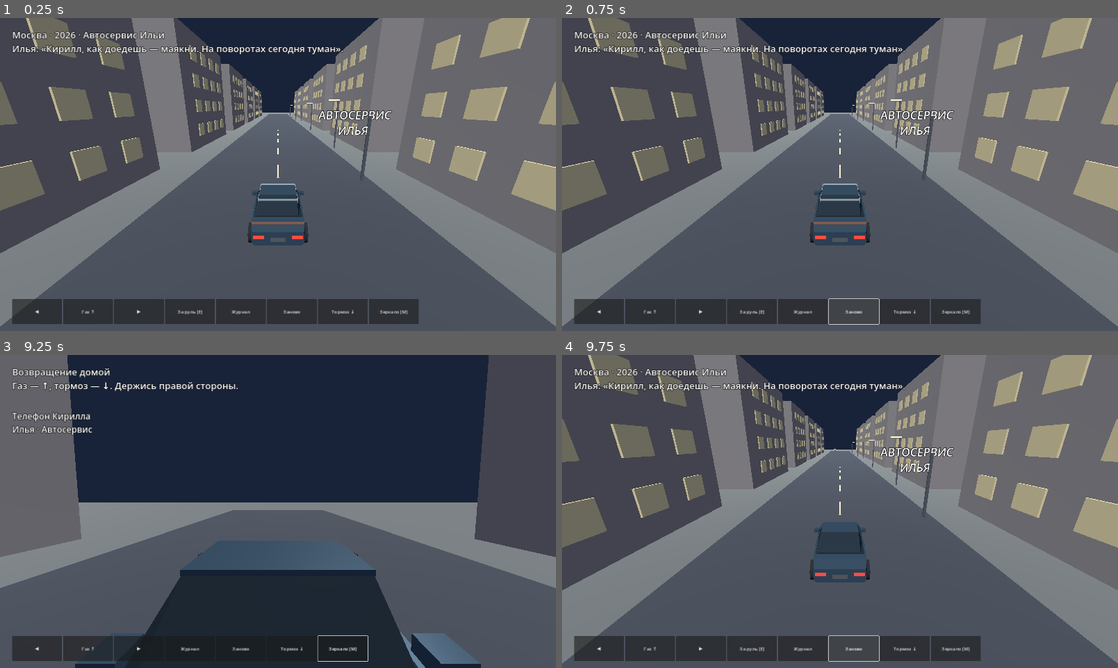
Above: before the commit, frames 1-4 (two rows, left to right).
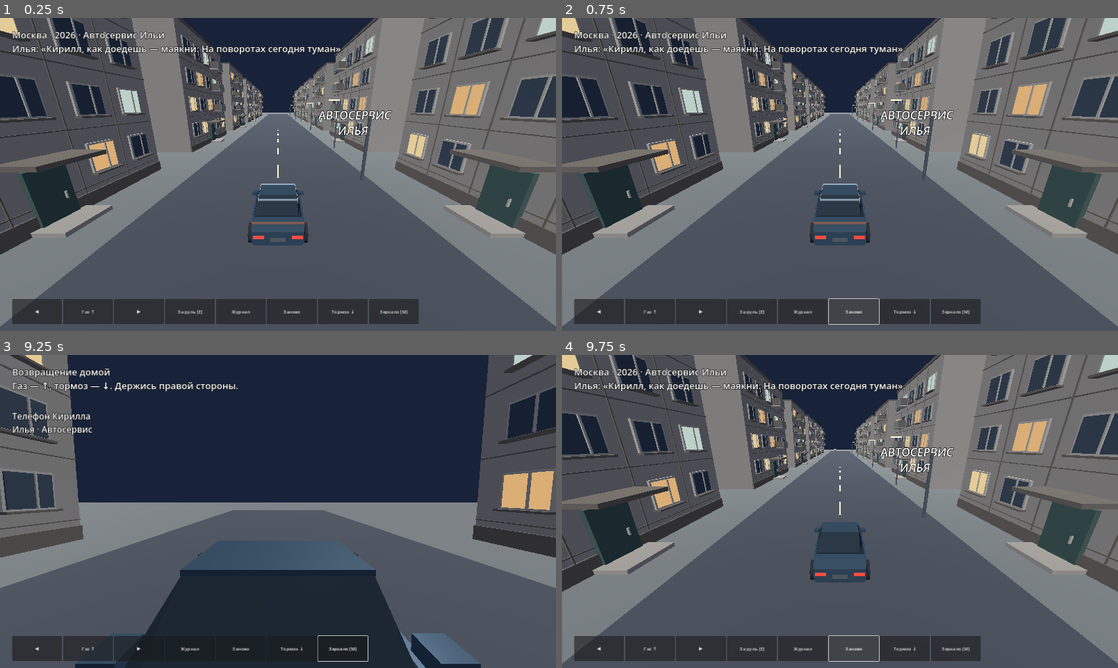
Above: after the commit, the same moments.

Repository: danilaextrem-afk/-
Game: Godot game, scene res://Content/NightRoad.tscn
The game is run twice, just before and just after one commit, with the same random seed, the same clock (stepped at 60 frames per second) and the same inputs.
Inputs (mouse positions are in pixels of both pictures, inside the frame that each line leads up to):
- Up to frame 1 (0.25 s): no input
- Up to frame 2 (0.75 s): click "Заново" at 0.5 s
- Up to frame 3 (9.25 s): click "Заново" at 1.25 s; click "Заново" at 2 s; click "◀" at 2.75 s; click "Газ ↑" at 3.5 s; click "▶" at 4.25 s; click "За руль [E]" at 5 s; click "Заново" at 5.75 s; click "Журнал" at 6.5 s; click "Тормоз ↓" at 7.25 s; click "Зеркало [M]" at 8 s; tap Enter at 8.75 s; move the mouse to (400, 495) at 8.77 s; hold Right (ui_right) from 8.78 s (still down); tap E at 8.85 s; click (400, 495) at 8.92 s; tap Space at 9.02 s
- Up to frame 4 (9.75 s): release Right (ui_right) at 9.5 s; click "Заново" at 9.5 s

The runs differ from the first frame. In frame 1, 21% of the frame differs, in the area x 0-100%, y 0-76%; in frame 2, 21%; in frame 3, 6.8%; in frame 4, 21%.

Commit message:
Model and batch original panel-house facades for both urban road scenes

Diff:
--- /dev/null
+++ b/Source/panel_house.gd
@@ -0,0 +1,72 @@
+extends Node3D
+
+# Local front faces +Z. The street scene rotates the same house for either curb.
+const CONCRETE := Color("#99948b")
+const TRIM := Color("#655f57")
+const FRAME := Color("#aba79b")
+const NIGHT_GLASS := Color("#374553")
+const LIT := [Color("#dbae76"), Color("#e4cc98"), Color("#bdd0c9")]
+var structure: Array[Transform3D] = []
+var finishes: Array[Color] = []
+var panes: Array[Transform3D] = []
+var lights: Array[Color] = []
+
+func part(center: Vector3, size: Vector3, color: Color, lit := false) -> void:
+	var transform_3d := Transform3D(Basis.from_scale(size),center)
+	if lit:
+		panes.append(transform_3d)
+		lights.append(color)
+	else:
+		structure.append(transform_3d)
+		finishes.append(color)
+
+func batch(title: String, shapes: Array[Transform3D], palette: Array[Color], material: StandardMaterial3D, cube: BoxMesh) -> void:
+	var group := MultiMesh.new()
+	group.transform_format = MultiMesh.TRANSFORM_3D
+	group.use_colors = true
+	group.mesh = cube
+	group.instance_count = shapes.size()
+	for i in shapes.size():
+		group.set_instance_transform(i,shapes[i])
+		group.set_instance_color(i,palette[i])
+	var instance := MultiMeshInstance3D.new()
+	instance.name = title
+	instance.multimesh = group
+	instance.material_override = material
+	add_child(instance)
+
+func build(variant: int, cube: BoxMesh, masonry: StandardMaterial3D, windows: StandardMaterial3D) -> void:
+	part(Vector3(0,6,0),Vector3(15,12,12),CONCRETE.darkened(.025*(variant%4)))
+	part(Vector3(0,12.1,0),Vector3(15.35,.24,12.3),TRIM)
+	part(Vector3(0,.32,6.02),Vector3(15,.64,.14),TRIM)
+	for floor_id in 4:
+		var y := 2.15 + 2.65*floor_id
+		part(Vector3(0,y-1.24,6.015),Vector3(15,.045,.055),TRIM)
+		for col in 5:
+			var x := (col-2)*2.83
+			var seed_value := variant*31 + col*7 + floor_id*13
+			if floor_id == 0 and col == 2: continue
+			part(Vector3(x,y,6.045),Vector3(1.59,1.44,.12),FRAME)
+			var lit := seed_value%5 < 2
+			var glass: Color = LIT[seed_value%3] if lit else NIGHT_GLASS
+			part(Vector3(x,y,6.12),Vector3(1.41,1.26,.055),glass,lit)
+			part(Vector3(x+.14,y,6.17),Vector3(.067,1.28,.05),FRAME)
+			part(Vector3(x,y-.74,6.16),Vector3(1.72,.085,.33),TRIM)
+			if floor_id > 0 and col == (1 if variant%2 == 0 else 3):
+				part(Vector3(x,y-.83,6.55),Vector3(2.32,.14,1.1),CONCRETE)
+				part(Vector3(x,y-.37,7.04),Vector3(2.32,.86,.1),Color("#798580"))
+				for edge in [-1,1]:
+					part(Vector3(x+edge*1.11,y-.37,6.55),Vector3(.1,.86,.98),TRIM)
+	for seam in [-1.5,-.5,.5,1.5]:
+		part(Vector3(seam*2.83,6,6.02),Vector3(.043,11.5,.055),TRIM)
+	part(Vector3(0,1.16,6.09),Vector3(1.50,2.32,.2),Color("#3c544f"))
+	part(Vector3(.38,1.04,6.22),Vector3(.06,.32,.08),FRAME)
+	part(Vector3(0,2.65,6.68),Vector3(2.72,.18,1.65),TRIM)
+	part(Vector3(0,2.49,6.55),Vector3(.50,.08,.32),LIT[0],true)
+	part(Vector3(0,.09,6.65),Vector3(2.2,.18,1.35),CONCRETE)
+	batch("WallsAndJoinery",structure,finishes,masonry,cube)
+	batch("IlluminatedPanes",panes,lights,windows,cube)
+	structure.clear()
+	finishes.clear()
+	panes.clear()
+	lights.clear()
--- a/Source/two_epoch_road.gd
+++ b/Source/two_epoch_road.gd
@@ -42,6 +42,12 @@
 	for world in [forest,city]:
 		block(world,Vector3(0,-0.6,-55),Vector3(180,1,230),"40533d" if world == forest else "717675")
 		block(world,Vector3(0,-0.08,-55),Vector3(12,0.16,160),"85664a" if world == forest else "434952")
+	var cube := BoxMesh.new()
+	cube.size = Vector3.ONE
+	var masonry := StandardMaterial3D.new()
+	masonry.vertex_color_use_as_albedo = true
+	var windows := masonry.duplicate() as StandardMaterial3D
+	windows.shading_mode = BaseMaterial3D.SHADING_MODE_UNSHADED
 	for i in range(18):
 		var z := -7.0*i
 		for side in [-1,1]:
@@ -49,10 +55,11 @@
 			block(forest,Vector3(x,2,z),Vector3(1,4,1),"554132")
 			block(forest,Vector3(x,5,z),Vector3(4,5+i%3,4),"284637")
 			if i%3 == 0:
-				block(city,Vector3(side*15,6,z),Vector3(12,12,15),"888482")
-				for floor_no in range(4):
-					for window_no in range(4):
-						block(city,Vector3(side*8.94,2+floor_no*2.6,z-5+3*window_no),Vector3(0.1,1.3,1.5),"d6c897")
+				var house := preload("res://Source/panel_house.gd").new()
+				city.add_child(house)
+				house.position = Vector3(side*15,0,z)
+				house.rotation.y = -side*PI/2
+				house.build(i + (1 if side > 0 else 0),cube,masonry,windows)
 		block(city,Vector3(0,0.02,z),Vector3(0.14,0.04,3),"e7ddb2")
 	for side in [-1,1]:
 		block(forest,Vector3(side*6,5,-107),Vector3(6,10,7),"726d64")
--- /dev/null
+++ b/Tests/panel_house_test.gd
@@ -0,0 +1,29 @@
+extends SceneTree
+
+func _initialize() -> void:
+	call_deferred("run")
+
+func run() -> void:
+	var ok := true
+	for scene in ["NightRoad","Road"]:
+		var road = load("res://Content/%s.tscn" % scene).instantiate()
+		root.add_child(road)
+		var houses := 0
+		var batches := 0
+		var parts := 0
+		var shared_mesh: Mesh
+		for node in road.city.get_children():
+			if node.get_script() != preload("res://Source/panel_house.gd"): continue
+			houses += 1
+			var entrance: Vector3 = node.to_global(Vector3(0,1,6))
+			ok = ok and absf(absf(entrance.x)-9.0) < .001
+			for batch_node in node.get_children():
+				var group: MultiMesh = batch_node.multimesh
+				if not shared_mesh: shared_mesh = group.mesh
+				ok = ok and group.mesh == shared_mesh and group.use_colors and group.instance_count > 0
+				parts += group.instance_count
+				batches += 1
+		ok = ok and houses == 12 and batches == 24 and parts > 1200
+		print(scene,": houses=",houses,", render nodes=",batches,", instances=",parts)
+		road.free()
+	quit(int(not ok))
Not shown, changed: Docs/07_PROGRESS_STATE.md
